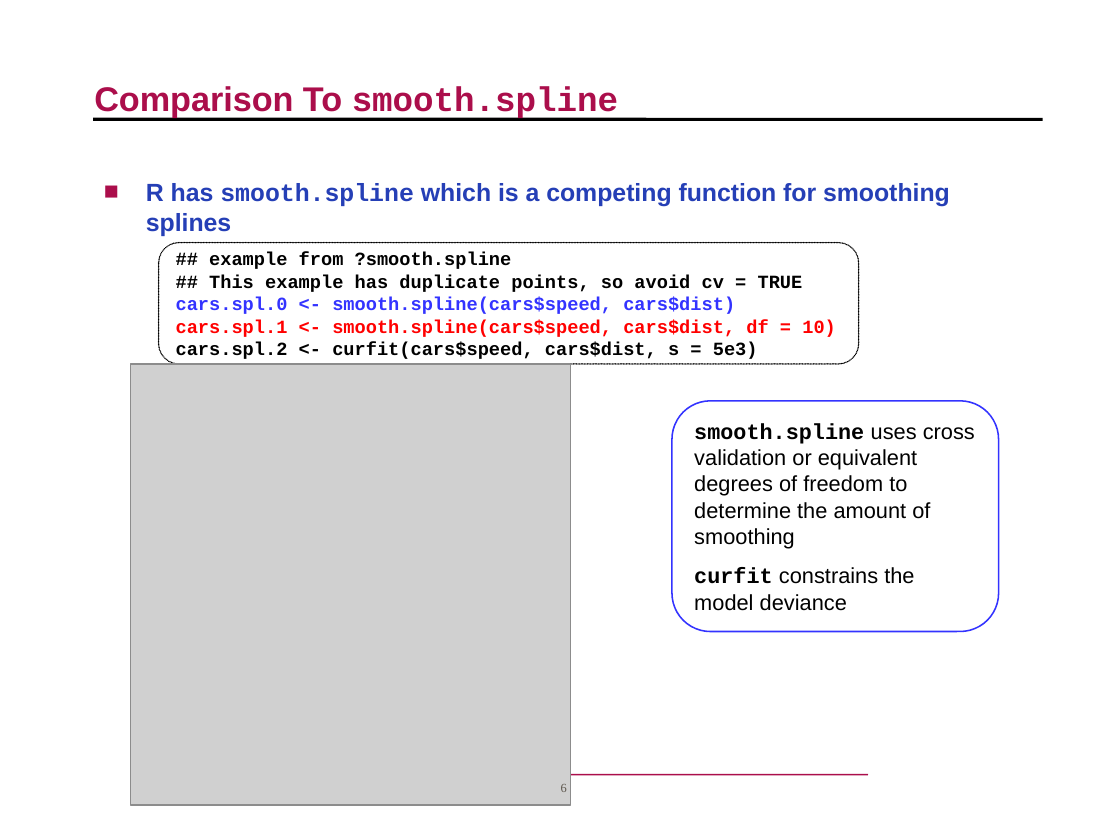
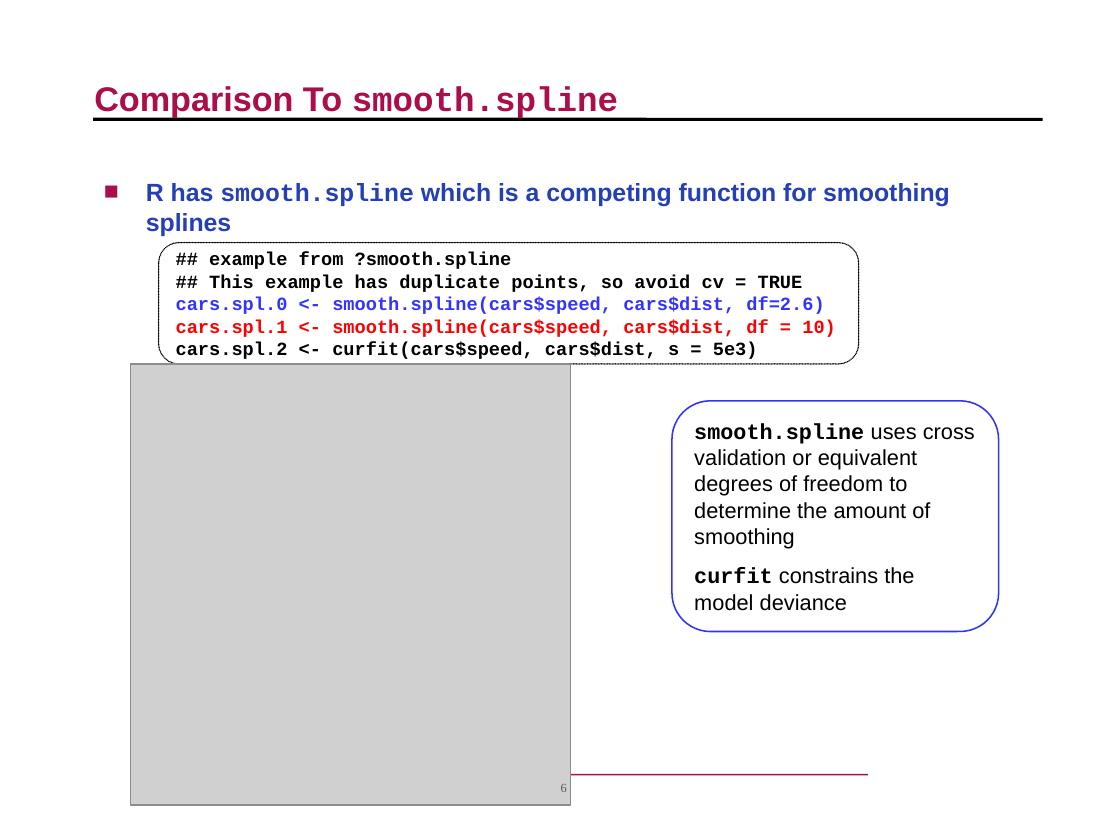
Before and after one commit to cran/DierckxSpline, a slide deck: slide 6 of inst/jsm2007/DierckxSpline_JSM2007.ppt. Drawn at 1120x840 pixels with LibreOffice and Linux fonts; fonts in the diff are those of the drawing; grey boxes stand for pictures; background and template pictures are left out. Boxes give left, top, right and bottom in pixels: in the first picture for what was removed or moved away, otherwise in the second. Text is boxed around its words. In the diff, an @@ line names an element or a change of style, - is before the commit and + after.

```diff
--- a/inst/jsm2007/DierckxSpline_JSM2007.ppt
+++ b/inst/jsm2007/DierckxSpline_JSM2007.ppt
@@ text in rounded rectangle at (176, 297, 824, 314): text changed @@
-cars.spl.0 <- smooth.spline(cars$speed, cars$dist)
+cars.spl.0 <- smooth.spline(cars$speed, cars$dist, df=2.6)
```
Also in this commit, not shown: 2 other slides changed, 23 other files.
